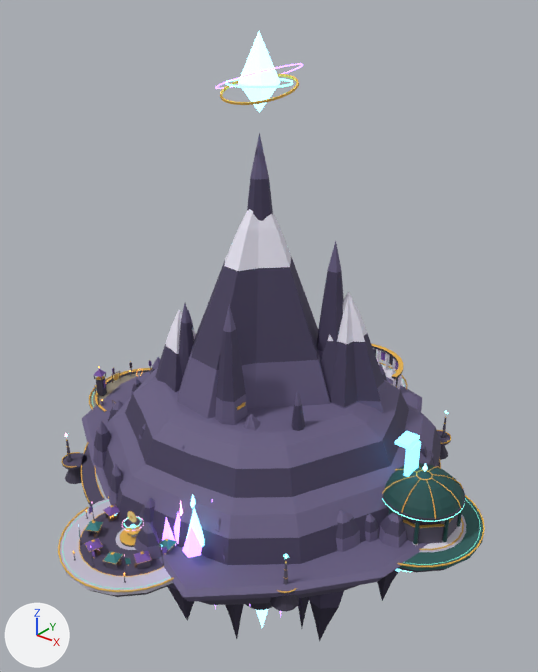
The Blender file assets/source/hub/crossroads/crossroads_hub.blend: old version first, new version second.
One viewpoint serves both versions: a camera (50 mm lens) standing at (510.0, -622.0, 550.0) and looking at (-10.0, 29.0, 147.0). Every picture has the same lights, and +X, +Y and +Z are marked at lower left. The picture after the commit comes second.

The scene before the commit, as lines of its bpy script (objects in view):
```python
ob_hub_archives = bpy.data.objects.new('HUB_ARCHIVES', me_hub_archives)
ob_hub_archives.location = (0.0, 0.0, 0.0)
ob_hub_backdrop_peaks = bpy.data.objects.new('HUB_BACKDROP_PEAKS', me_hub_backdrop_peaks)
ob_hub_backdrop_peaks.location = (0.0, 0.0, 0.0)
ob_hub_training_grounds = bpy.data.objects.new('HUB_TRAINING_GROUNDS', me_hub_training_grounds)
ob_hub_training_grounds.location = (0.0, 0.0, 0.0)
# also in view: 'HUB_BACKDROP_MESA' at (-3.0, 15.0, -55.0); 'HUB_SHOP' at (0.0, -219.0, -3.0); 'HUB_PLATFORM' at (0.0, 0.0, -25.0); 'HUB_BACKDROP_SPIRES' at (-6.0, -11.0, 140.0)
```
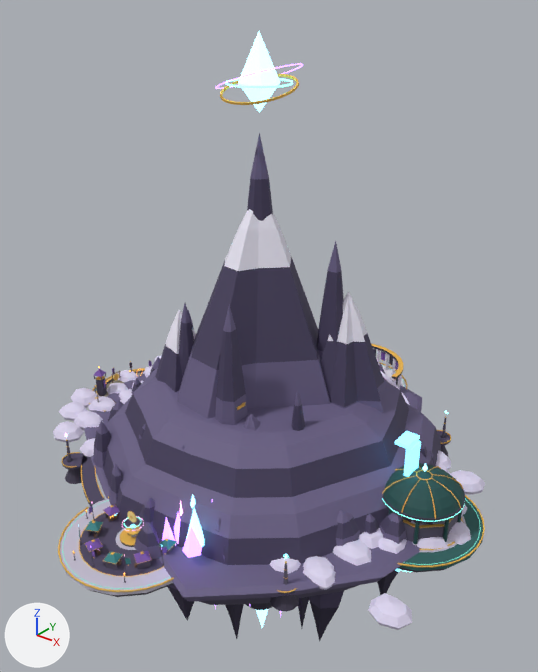
Boxes [x1, y1, x2, y2] around the edits, measured in the pictures (538 x 672 px):
'hubsky_cloudbank_a', added (mostly hidden): after [59, 355, 485, 630]
'hubsky_cloudbank_b', added (mostly hidden): after [53, 396, 451, 590]
'hubsky_planet', added (mostly hidden): after [381, 371, 410, 405]

Diff of the bpy script that builds the scene:
```diff
--- a/assets/source/hub/crossroads/crossroads_hub.blend.py
+++ b/assets/source/hub/crossroads/crossroads_hub.blend.py
@@ me_hubsky_planet @@
+me_hubsky_planet.from_pydata(...)  # 1134 vertices, 1158 faces; spans x -201.0..201.0, y -191.0..191.0, z -100.0..100.0
+# faces by material slot: [224, 226, 320, 388]
+me_hubsky_planet.materials.append(mat_sc_violet)  # purple #b683ff, glowing purple #b683ff
+me_hubsky_planet.materials.append(mat_sc_rose)  # pink #ffaadc, glowing pink #ffaadc
+me_hubsky_planet.materials.append(mat_sc_canvas)  # purple #7a54a8
+me_hubsky_planet.materials.append(mat_sc_cloud)  # pale blue #ded6f0
@@ me_hubsky_cloudbank_b @@
+me_hubsky_cloudbank_b.from_pydata(...)  # 1846 vertices, 2272 faces; spans x -249.0..221.0, y -166.0..135.0, z -13.0..22.0
+# faces by material slot: [1704, 568]
+me_hubsky_cloudbank_b.materials.append(mat_sc_cloud)  # pale blue #ded6f0
+me_hubsky_cloudbank_b.materials.append(mat_sc_cloudshade)  # blue #aaa0cc
@@ me_hubsky_cloudbank_a @@
+me_hubsky_cloudbank_a.from_pydata(...)  # 2548 vertices, 3136 faces; spans x -304.0..293.0, y -190.0..153.0, z -13.0..24.0
+# faces by material slot: [2352, 784]
+me_hubsky_cloudbank_a.materials.append(mat_sc_cloud)  # pale blue #ded6f0
+me_hubsky_cloudbank_a.materials.append(mat_sc_cloudshade)  # blue #aaa0cc
@@ ob_hubsky_planet @@
+ob_hubsky_planet = bpy.data.objects.new('hubsky_planet', me_hubsky_planet)
+ob_hubsky_planet.location = (0.0, 0.0, 0.0)
@@ ob_hubsky_cloudbank_b @@
+ob_hubsky_cloudbank_b = bpy.data.objects.new('hubsky_cloudbank_b', me_hubsky_cloudbank_b)
+ob_hubsky_cloudbank_b.location = (0.0, 0.0, 0.0)
@@ ob_hubsky_cloudbank_a @@
+ob_hubsky_cloudbank_a = bpy.data.objects.new('hubsky_cloudbank_a', me_hubsky_cloudbank_a)
+ob_hubsky_cloudbank_a.location = (0.0, 0.0, 0.0)
```
